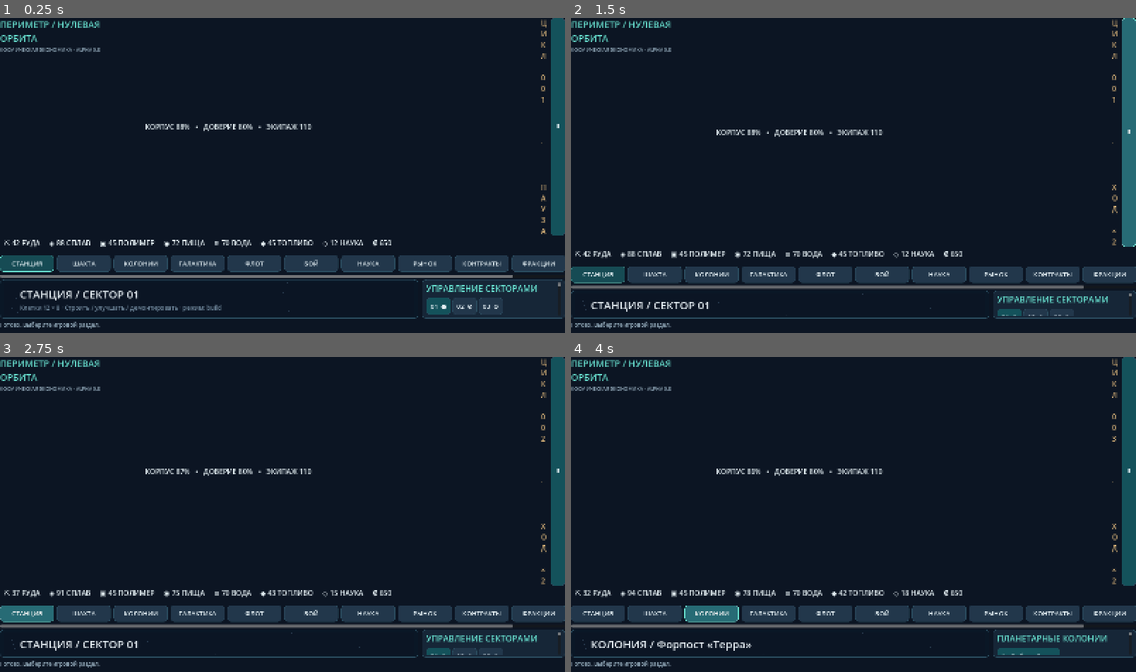
Above: before the commit, frames 1-4 (two rows, left to right).
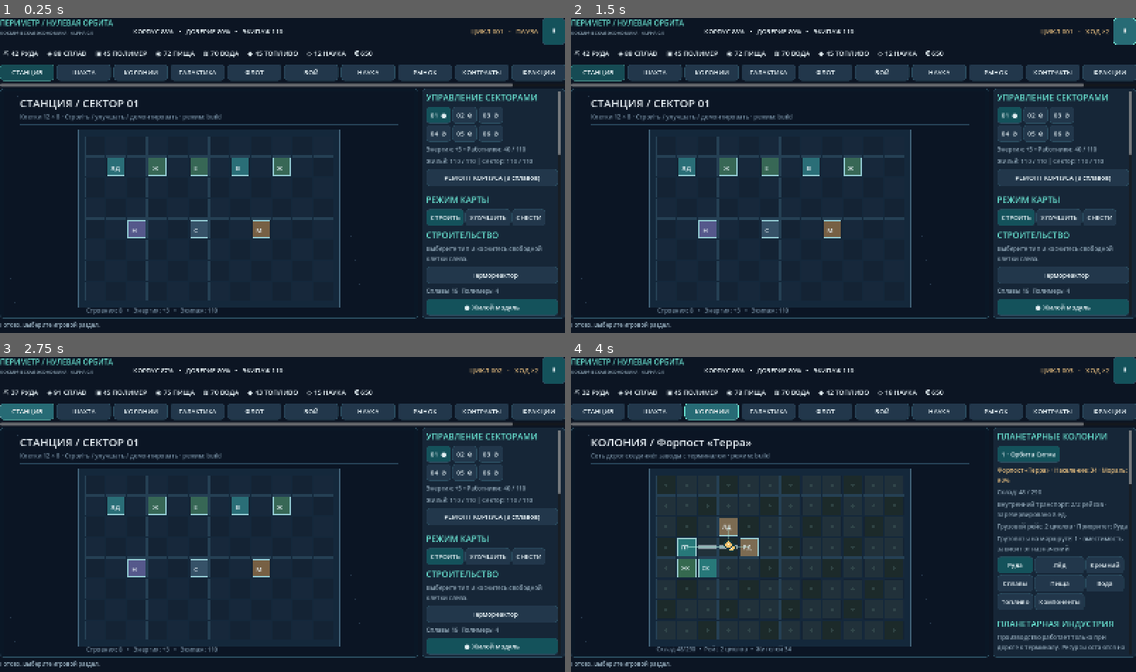
Above: after the commit, the same moments.

Repository: Warfolomey24/androidtest
Game: Godot game, scene res://scenes/Main.tscn
The game is run twice, just before and just after one commit, with the same random seed, the same clock (stepped at 60 frames per second) and the same inputs.
Inputs:
- Up to frame 1 (0.25 s): no input
- Up to frame 2 (1.5 s): click "⏸" at 0.5 s; click "⏸" at 1.25 s
- Up to frame 3 (2.75 s): click "СТАНЦИЯ" at 2 s
- Up to frame 4 (4 s): click "ШАХТА" at 2.75 s; click "КОЛОНИИ" at 3.5 s

The runs differ from the first frame. In frame 1, 25% of the frame differs, in the area x 0-100%, y 0-95%; in frame 2, 25%; in frame 3, 25%; in frame 4, 35%.

Commit message:
fix(android): prevent tall wrapped HUD and restore station map space

Diff:
--- a/perimeter-zero/project.godot
+++ b/perimeter-zero/project.godot
@@ -11,6 +11,7 @@
 window/size/viewport_width=1600
 window/size/viewport_height=900
 window/stretch/mode="canvas_items"
+window/stretch/aspect="expand"
 window/handheld/orientation=0
 
 [rendering]
--- a/perimeter-zero/scripts/ui/main.gd
+++ b/perimeter-zero/scripts/ui/main.gd
@@ -113,23 +113,43 @@
     root.add_theme_constant_override("separation",6)
     add_child(root)
 
+    # Keep the HUD a single compact row. The old auto-wrapping cycle label
+    # could become one character wide and force the entire header to ~400px.
     var head := HBoxContainer.new()
-    head.custom_minimum_size = Vector2(0,75)
-    head.add_theme_constant_override("separation",26)
+    head.custom_minimum_size = Vector2(0,76)
+    head.size_flags_vertical = Control.SIZE_SHRINK_BEGIN
+    head.add_theme_constant_override("separation",12)
     root.add_child(head)
     var brand := VBoxContainer.new()
-    brand.custom_minimum_size.x = 385
+    brand.custom_minimum_size.x = 365
     head.add_child(brand)
-    brand.add_child(_make_label("ПЕРИМЕТР / НУЛЕВАЯ ОРБИТА",26,AQUA))
-    brand.add_child(_make_label("КОСМИЧЕСКАЯ ЭКОНОМИКА · ALPHA 0.8",14,MUTED))
-    header_status = _make_label("",20)
+    var brand_title := _make_label("ПЕРИМЕТР / НУЛЕВАЯ ОРБИТА",21,AQUA)
+    brand_title.autowrap_mode = TextServer.AUTOWRAP_OFF
+    brand_title.clip_text = true
+    brand.add_child(brand_title)
+    brand.add_child(_make_label("КОСМИЧЕСКАЯ ЭКОНОМИКА · ALPHA 0.9",13,MUTED))
+    header_status = _make_label("",18)
+    header_status.autowrap_mode = TextServer.AUTOWRAP_OFF
+    header_status.text_overrun_behavior = TextServer.OVERRUN_TRIM_ELLIPSIS
+    header_status.clip_text = true
+    header_status.vertical_alignment = VERTICAL_ALIGNMENT_CENTER
     header_status.size_flags_horizontal = Control.SIZE_EXPAND_FILL
     head.add_child(header_status)
-    time_status = _make_label("",20,GOLD)
+    time_status = _make_label("",19,GOLD)
+    time_status.autowrap_mode = TextServer.AUTOWRAP_OFF
+    time_status.custom_minimum_size.x = 206
+    time_status.horizontal_alignment = HORIZONTAL_ALIGNMENT_RIGHT
+    time_status.vertical_alignment = VERTICAL_ALIGNMENT_CENTER
     head.add_child(time_status)
-    head.add_child(_action_button("⏸" ,_toggle_time,true))
-
-    resource_status = _make_label("",20,TEXT)
+    var pause_button := _action_button("⏸",_toggle_time,true)
+    pause_button.custom_minimum_size = Vector2(64,54)
+    head.add_child(pause_button)
+
+    resource_status = _make_label("",19,TEXT)
+    resource_status.autowrap_mode = TextServer.AUTOWRAP_OFF
+    resource_status.text_overrun_behavior = TextServer.OVERRUN_TRIM_ELLIPSIS
+    resource_status.clip_text = true
+    resource_status.vertical_alignment = VERTICAL_ALIGNMENT_CENTER
     resource_status.custom_minimum_size = Vector2(0,42)
     root.add_child(resource_status)
 
--- a/perimeter-zero/tests/test_ui.gd
+++ b/perimeter-zero/tests/test_ui.gd
@@ -23,6 +23,11 @@
         frames += 1
     else:
         expect(ui.sidebar.get_child_count() > 0, "test_ui.gd: assertion 2")
+        # Regression: the cycle label must not wrap into a tall vertical column.
+        expect(ui.time_status.autowrap_mode == TextServer.AUTOWRAP_OFF, "cycle HUD must be one line")
+        expect(ui.time_status.custom_minimum_size.x >= 200.0, "cycle HUD needs reserved width")
+        expect(ui.header_status.autowrap_mode == TextServer.AUTOWRAP_OFF, "status HUD must be one line")
+        expect(ui.resource_status.autowrap_mode == TextServer.AUTOWRAP_OFF, "resources must not stretch HUD")
         ui._on_sidebar_touch_started()
         expect(ui.sidebar_touch_scrolling,"touch scroll enters protected mode")
         var first_control: Node = ui.sidebar.get_child(0)
